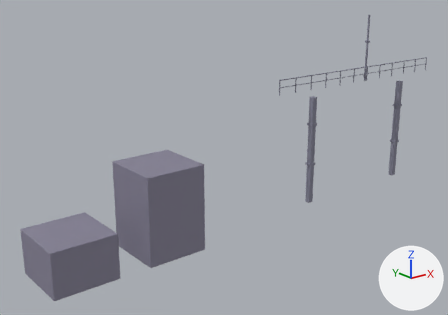
An edit to the glTF model models/m3/p1_m2.glb, drawn before and after from the same camera.
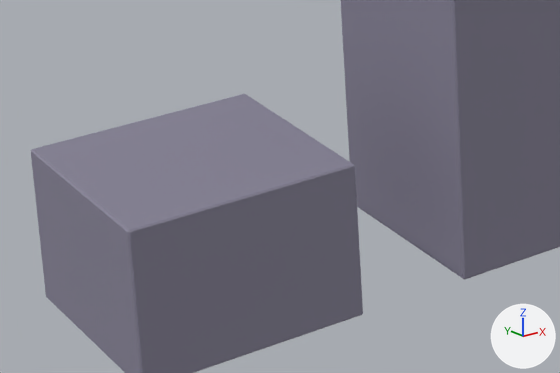
Each version appears first whole from a camera (50 mm lens) standing at (31.8, 11.7, 17.1) and looking at (57.3, 43.6, 4.3), and next in a close-up on the part from 2% to 40% of the width and 58% to 94% of the height. The lights are fixed; the arrows at lower right show +X, +Y and +Z. The first two pictures are the older version. Vertices at exactly the same position are counted once.

In view in the first close-up: 'p1_m2'.
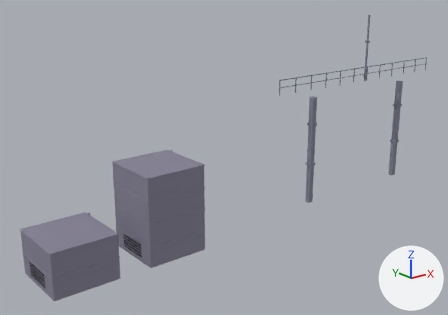
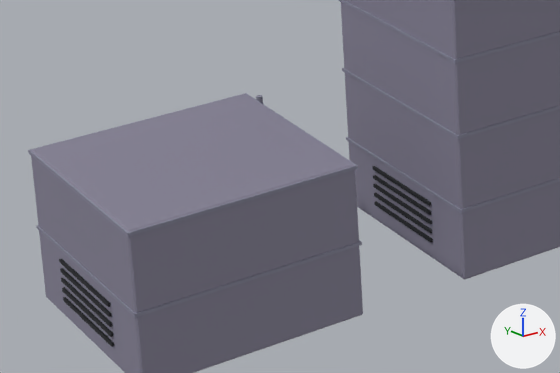
Boxes (x1, y1, x2, y2) around the edits, measured in the close-ups (560 x 373 px):
'p1_m2', reshaped: before (31, 0, 560, 373); after (28, 0, 560, 373)
part 1 of me_p1_m2, added: after (256, 95, 263, 104)
part 2 of me_p1_m2, added: after (28, 93, 358, 237)
part 3 of me_p1_m2, added: after (63, 297, 114, 347)
part 4 of me_p1_m2, added: after (62, 287, 113, 337)
part 5 of me_p1_m2, added: after (61, 278, 112, 327)
part 6 of me_p1_m2, added: after (60, 268, 111, 317)
part 7 of me_p1_m2, added: after (59, 259, 110, 307)
part 8 of me_p1_m2, added: after (374, 201, 433, 242)
part 9 of me_p1_m2, added: after (374, 192, 432, 233)
part 10 of me_p1_m2, added: after (373, 184, 432, 224)
part 11 of me_p1_m2, added: after (373, 175, 431, 215)
part 12 of me_p1_m2, added: after (372, 166, 431, 206)

Diff of the bpy script that builds the scene:
```diff
--- a/models/m3/p1_m2.glb.py
+++ b/models/m3/p1_m2.glb.py
@@ mat_m3__tank_005 @@
+mat_m3__tank_005 = principled_material('m3__tank.005')
+mat_m3__tank_005.base_color = (0.249, 0.249, 0.334)  # grey #89899c
+mat_m3__tank_005.roughness = 0.7
@@ mat_black_004 @@
+mat_black_004 = principled_material('black.004')
+mat_black_004.base_color = (0.01, 0.012, 0.015)  # black #191d21
+mat_black_004.roughness = 0.7
@@ me_p1_m2 @@
 # used by ob_p1_m2; location = (0.0, 0.0, 0.0)
-me_p1_m2.from_pydata(...)  # 584 vertices, 1068 faces; spans x 43.0..78.0, y 40.0..44.0, z 0.0..13.4
+me_p1_m2.from_pydata(...)  # 824 vertices, 1436 faces; spans x 43.0..78.0, y 40.0..44.0, z 0.0..13.4
+# me_p1_m2 part 1: a new loose piece, an 8-sided cylinder along z spanning x 47.06..47.18, y 43.64..43.76, z 0.0..2.8, in mat_m3__pipe_005 (grey #838395)
+# me_p1_m2 part 2: a new loose piece, a box spanning x 42.98..47.02, y 39.98..44.02, z 2.72..2.78, in mat_m3__tank_005 (grey #89899c)
+# me_p1_m2 part 3: a new loose piece, a box spanning x 42.95..42.99, y 41.0..43.0, z 0.37..0.43, in mat_black_004 (black #191d21)
+# me_p1_m2 part 4: a new loose piece, a box spanning x 42.95..42.99, y 41.0..43.0, z 0.55..0.61, in mat_black_004 (black #191d21)
+# me_p1_m2 part 5: a new loose piece, a box spanning x 42.95..42.99, y 41.0..43.0, z 0.73..0.79, in mat_black_004 (black #191d21)
+# me_p1_m2 part 6: a new loose piece, a box spanning x 42.95..42.99, y 41.0..43.0, z 0.91..0.97, in mat_black_004 (black #191d21)
+# me_p1_m2 part 7: a new loose piece, a box spanning x 42.95..42.99, y 41.0..43.0, z 1.09..1.15, in mat_black_004 (black #191d21)
+# me_p1_m2 part 8: a new loose piece, a box spanning x 48.95..48.99, y 41.0..43.0, z 0.37..0.43, in mat_black_004 (black #191d21)
+# me_p1_m2 part 9: a new loose piece, a box spanning x 48.95..48.99, y 41.0..43.0, z 0.55..0.61, in mat_black_004 (black #191d21)
+# me_p1_m2 part 10: a new loose piece, a box spanning x 48.95..48.99, y 41.0..43.0, z 0.73..0.79, in mat_black_004 (black #191d21)
+# me_p1_m2 part 11: a new loose piece, a box spanning x 48.95..48.99, y 41.0..43.0, z 0.91..0.97, in mat_black_004 (black #191d21)
+# me_p1_m2 part 12: a new loose piece, a box spanning x 48.95..48.99, y 41.0..43.0, z 1.09..1.15, in mat_black_004 (black #191d21)
+# other edits to the shape of me_p1_m2 do not show in these pictures
 me_p1_m2.materials.append(mat_m3__rack_004)
@@ me_p1_m2 @@
 me_p1_m2.materials.append(mat_m3__default_002)
+me_p1_m2.materials.append(mat_m3__tank_005)  # grey #89899c
+me_p1_m2.materials.append(mat_black_004)  # black #191d21
```
